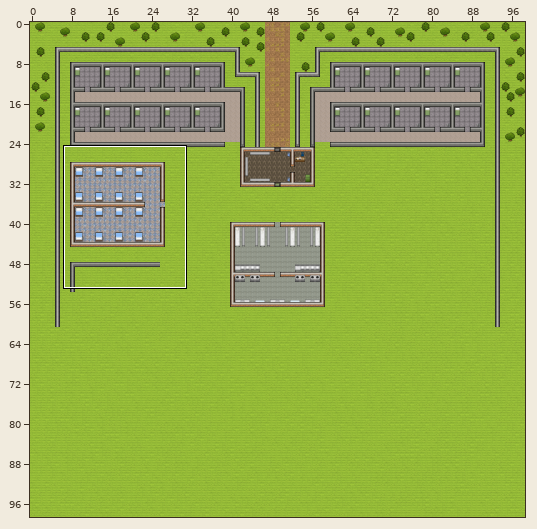
Level history. Tiled map: Map/Map(good).tmx. Above: a wide view before the commit, with the close-up outlined.
Close-up. The starting point:
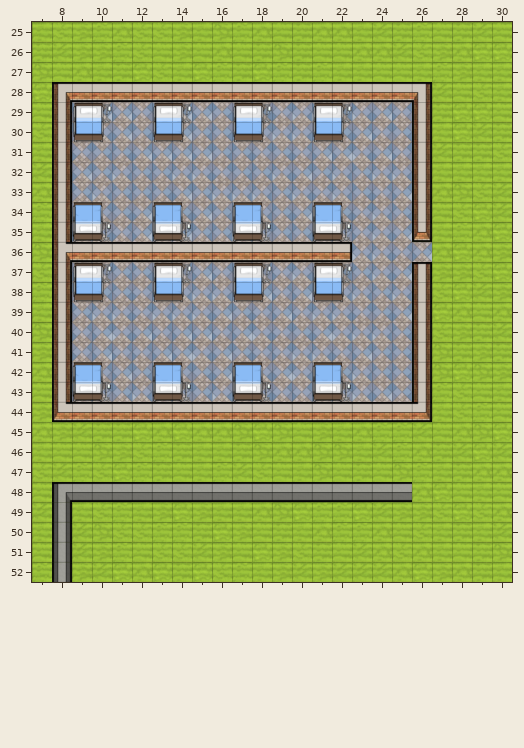
Cells are 32x32 px. Shown: x 7..30, y 25..52. The commit also changed other parts of the map, which this record leaves out.
After the commit:
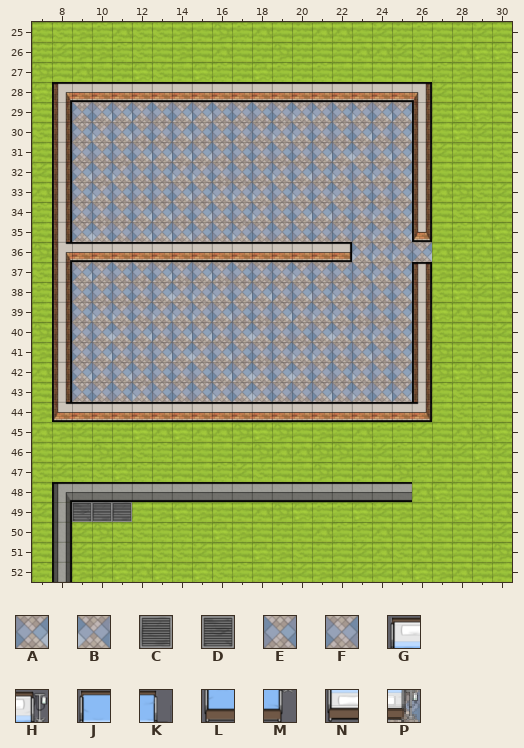
Key: from "Tileset": A 276, B 277, C 303, D 304, E 308, F 309, G 1483, H 1484, J 1485, K 1486, L 1515, M 1516, N 1517, P 1518.
_ is an empty cell, . an unchanged one.
See-through tiles are keyed as they look on the map.
The edit:
--- layer "Floor"
@@ x 25..25 @@
-29 _
-30 _
-31 _
-32 _
+29 A
+30 A
+31 A
+32 A
@@ x 25..25 @@
-34 _
+34 A
@@ x 25..25 @@
-38 _
+38 A
@@ x 25..25 @@
-40 _
-41 _
-42 _
-43 _
+40 A
+41 A
+42 A
+43 A
--- layer "Walls"
@@ x 25..25 @@
-29 F
-30 E
-31 F
-32 B
+29 _
+30 _
+31 _
+32 _
@@ x 25..25 @@
-34 E
+34 _
@@ x 25..25 @@
-36 F
+36 _
@@ x 25..25 @@
-38 B
+38 _
@@ x 25..25 @@
-40 E
-41 E
-42 E
-43 E
+40 _
+41 _
+42 _
+43 _
@@ x 9..11 @@
-49 ___
+49 DCC
--- layer "Objects" (now hidden)
@@ x 9..22 @@
-29 GH..GH..GH..GH
-30 LM..LM..LM..LM
+29 __..__..__..__
+30 __..__..__..__
@@ x 9..22 @@
-34 JK..JK..JK..JK
-35 NP..NP..NP..NP
+34 __..__..__..__
+35 __..__..__..__
@@ x 9..22 @@
-37 GH..GH..GH..GH
-38 LM..LM..LM..LM
+37 __..__..__..__
+38 __..__..__..__
@@ x 9..22 @@
-42 JK..JK..JK..JK
-43 NP..NP..NP..NP
+42 __..__..__..__
+43 __..__..__..__
